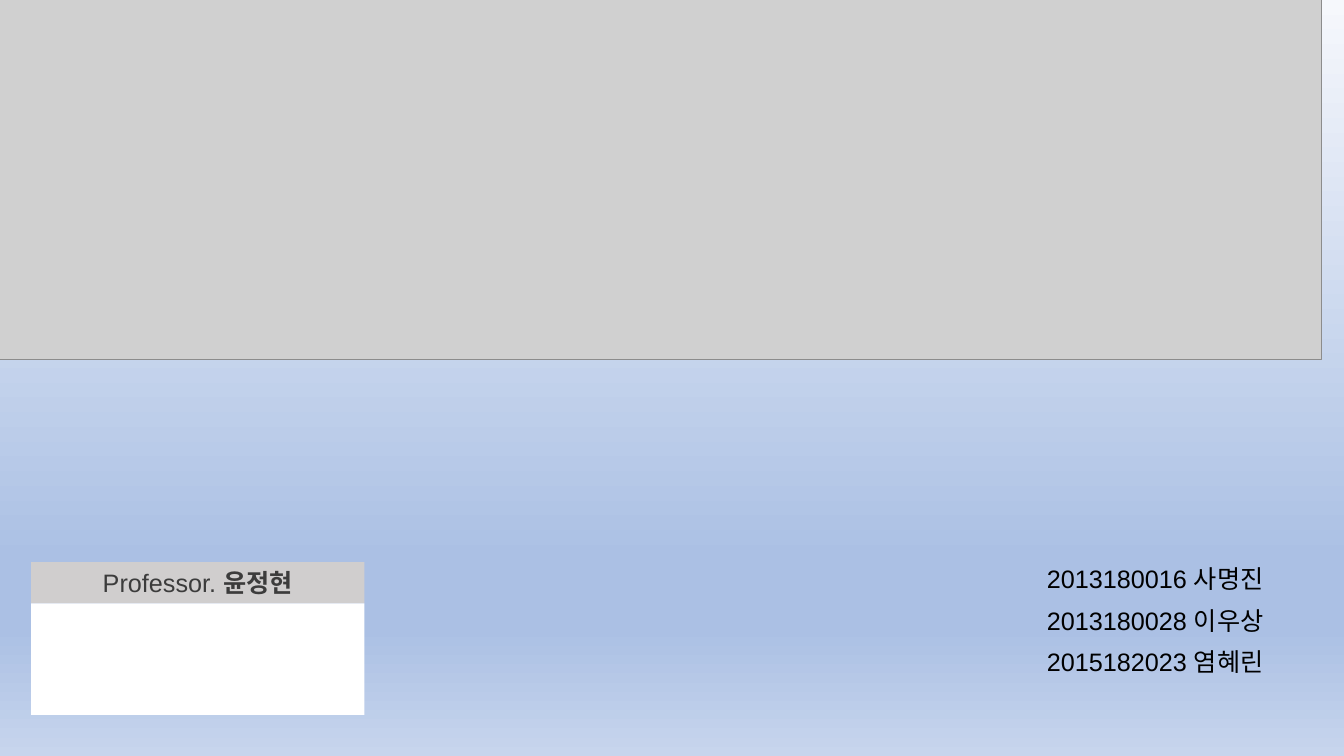
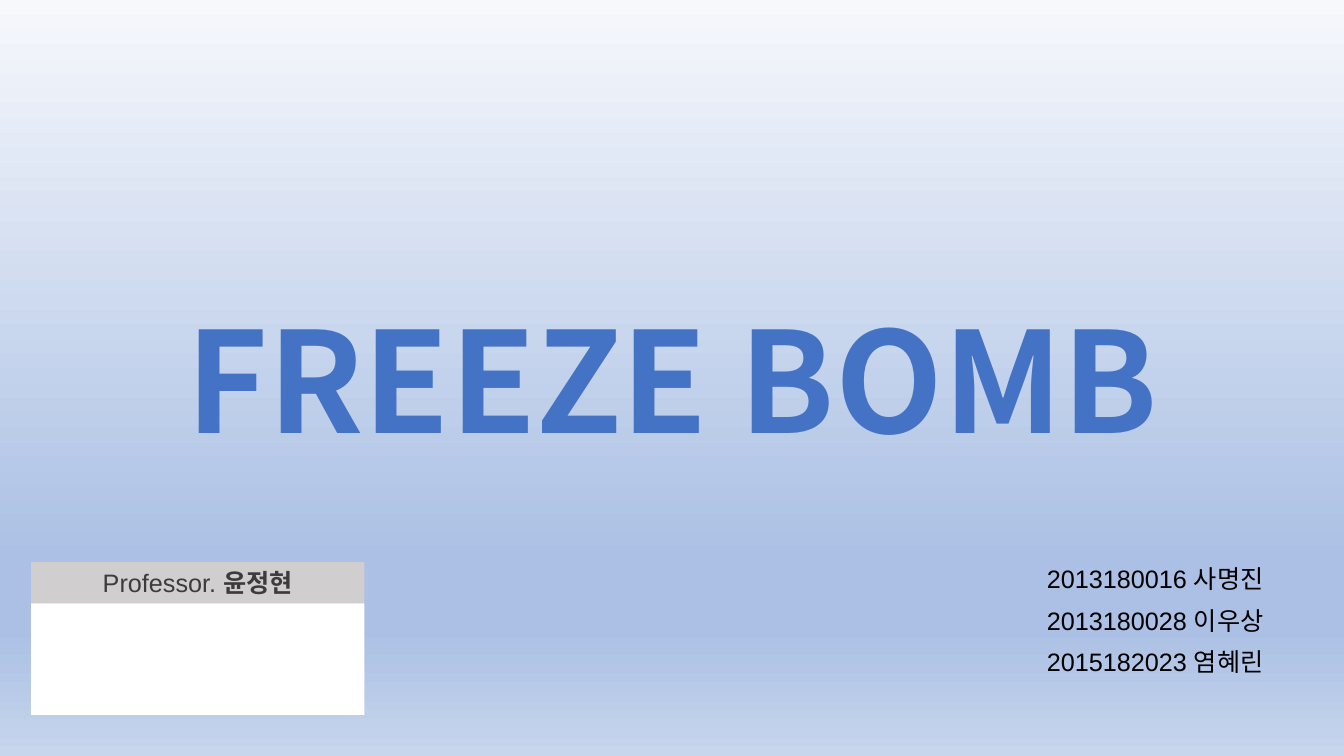
Before and after one commit to myoungjinSa/Capstone_Design_TeamProject, a slide deck: slide 1 of ~181226발표준비/중간발표 피피티.pptx. Drawn at 1344x756 pixels with LibreOffice and Linux fonts; fonts in the diff are those of the drawing; grey boxes stand for pictures. Boxes give left, top, right and bottom in pixels: in the first picture for what was removed or moved away, otherwise in the second. Text is boxed around its words. In the diff, an @@ line names an element or a change of style, - is before the commit and + after.

```diff
--- a/~181226발표준비/중간발표 피피티.pptx
+++ b/~181226발표준비/중간발표 피피티.pptx
@@ picture removed at (x1=0, y1=0, x2=1322, y2=360) @@
@@ text added at (x1=187, y1=327, x2=1158, y2=435), 100 pt, text #4472C4, bold @@
+FREEZE BOMB
```
